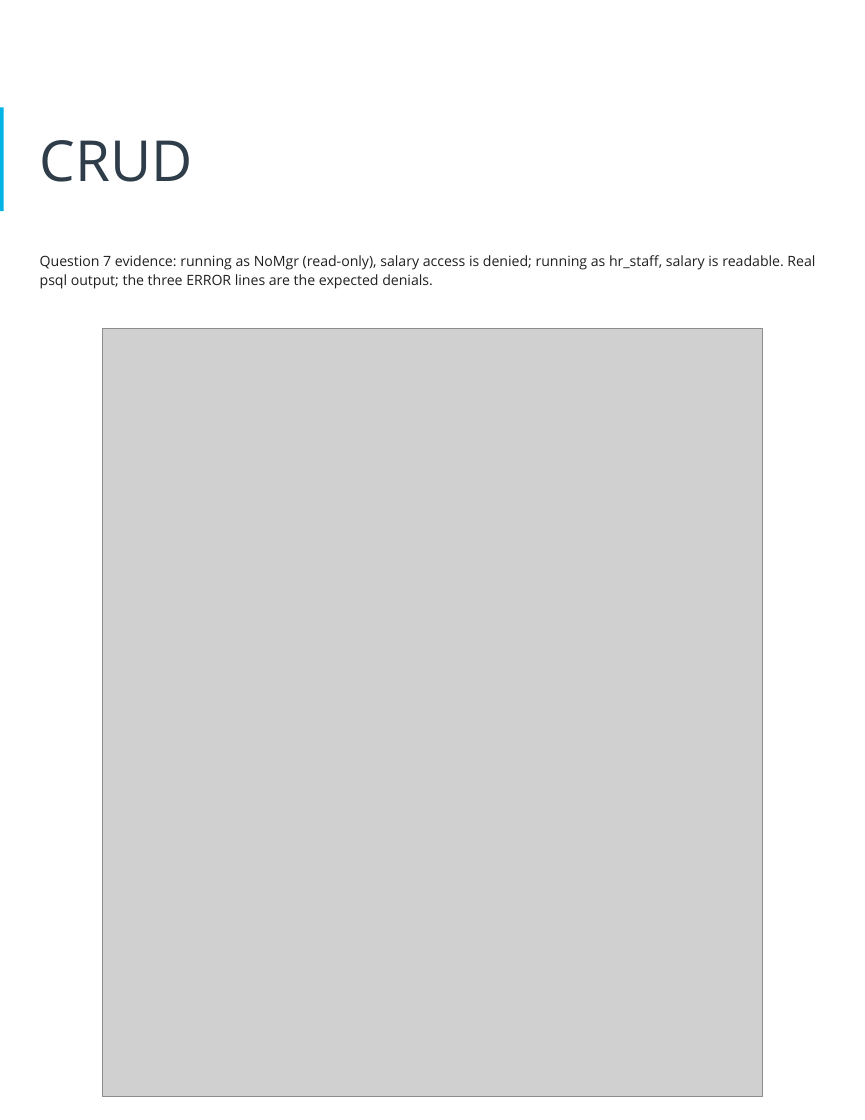
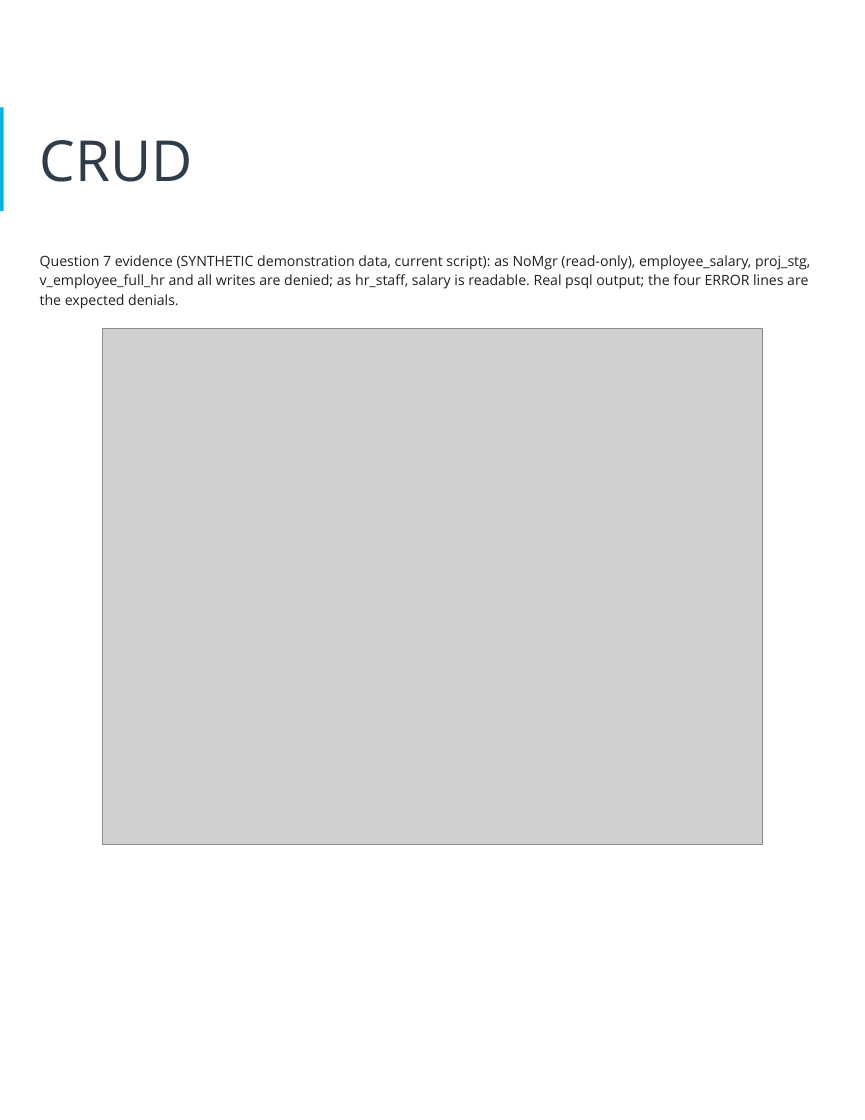
Before and after one commit to adebowalep/hr-database-design, a slide deck: slide 23 of docs/presentation/Tech_ABC_Corp_HR_Database.pptx. Drawn at 865x1120 pixels with LibreOffice and Linux fonts; fonts in the diff are those of the drawing; grey boxes stand for pictures. Boxes give left, top, right and bottom in pixels: in the first picture for what was removed or moved away, otherwise in the second. Text is boxed around its words. In the diff, an @@ line names an element or a change of style, - is before the commit and + after.

```diff
--- a/docs/presentation/Tech_ABC_Corp_HR_Database.pptx
+++ b/docs/presentation/Tech_ABC_Corp_HR_Database.pptx
@@ text at (40,255,810,309): text changed @@
-Question 7 evidence: running as NoMgr (read-only), salary access is denied; running as hr_staff, salary is readable. Real psql output; the three ERROR lines are the expected denials.
+Question 7 evidence (SYNTHETIC demonstration data, current script): as NoMgr (read-only), employee_salary, proj_stg, v_employee_full_hr and all writes are denied; as hr_staff, salary is readable. Real psql output; the four ERROR lines are the expected denials.
@@ picture: place and size @@
-picture at (103,329,762,1097)
+picture at (103,329,762,845)
```
Also in this commit, not shown: 8 other slides changed, 27 other files.
